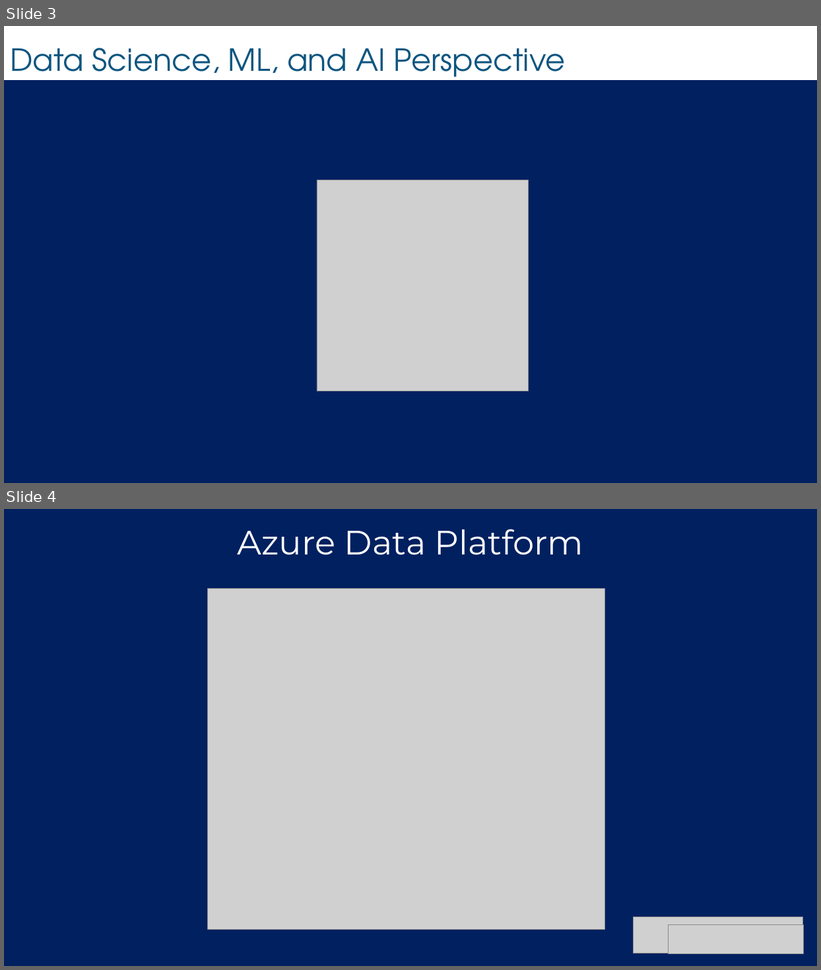
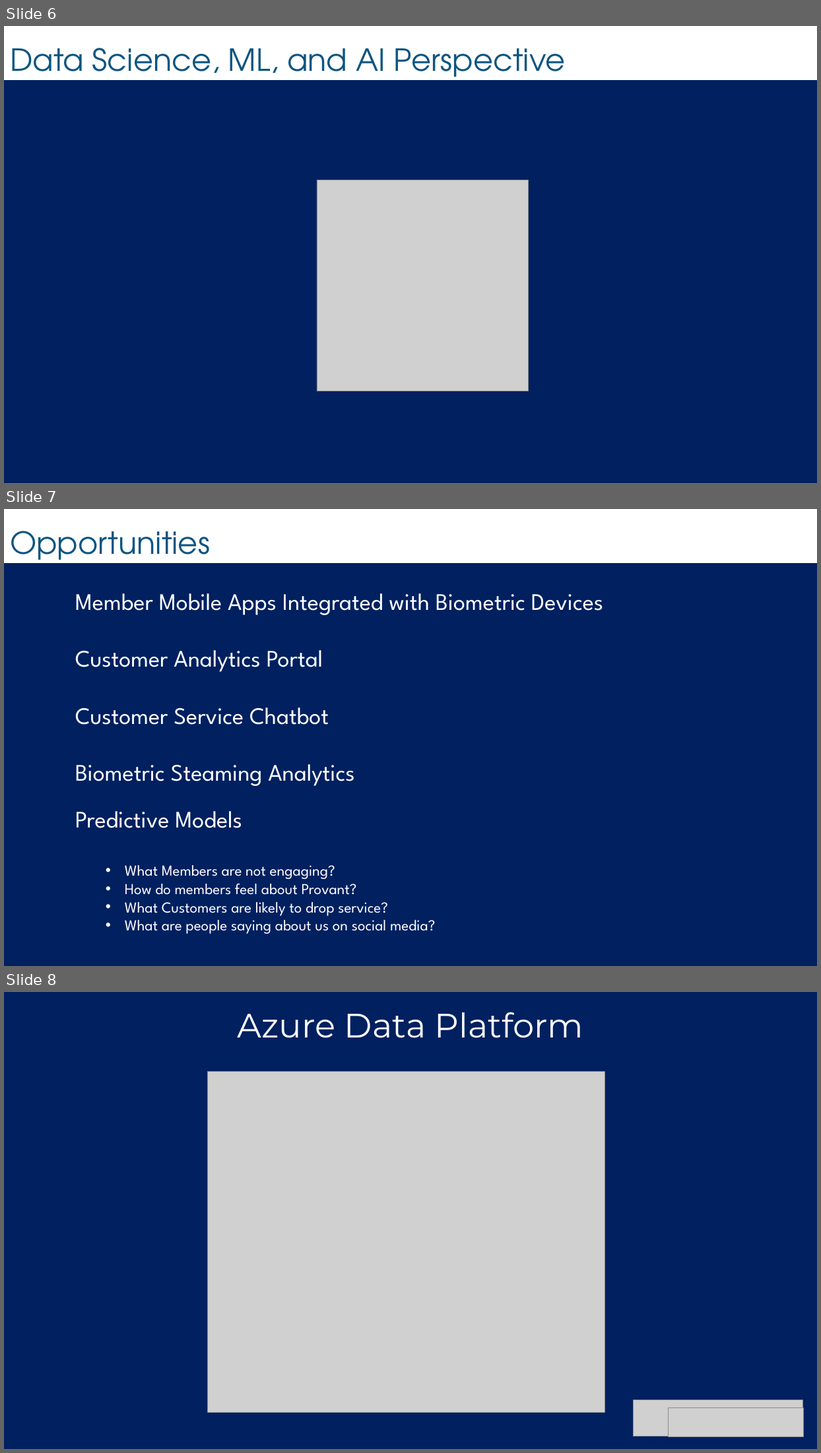
Before and after one commit to bcafferky/shared, a slide deck: AzureDSOverview/AzureDSOverview.pptx. Shown one above the other, each under a label of ours: slides 3 and 4 before the commit, slides 6, 7 and 8 after it. The pictures are 821x970 and 821x1453 pixels, drawn with LibreOffice and Linux fonts; fonts in the diff are those of the drawing; grey boxes stand for pictures; background and template pictures are left out. Boxes give left, top, right and bottom in pixels: in the first picture for what was removed or moved away, otherwise in the second. Text is boxed around its words. In the diff, an @@ line names an element or a change of style, - is before the commit and + after.

```diff
--- a/AzureDSOverview/AzureDSOverview.pptx
+++ b/AzureDSOverview/AzureDSOverview.pptx
@@ slide 7 added at [4, 509, 817, 966], background #FFFFFF; not listed: 1 template element that a slide beside it also shows @@
@@ title added at [10, 531, 210, 568], 36 pt, text #0E5580 @@
+Opportunities
@@ text added at [75, 593, 603, 934], 28 pt, text #FFFFFF @@
+Member Mobile Apps Integrated with Biometric Devices
+Customer Analytics Portal
+Customer Service Chatbot
+Biometric Steaming Analytics
+Predictive Models
+  • What Members are not engaging?
+  • How do members feel about Provant?
+  • What Customers are likely to drop service?
+  • What are people saying about us on social media?
@@ what was slide 3 is now slide 6 @@
@@ what was slide 4 is now slide 8 @@
```
Also in this commit, not shown: 3 slides changed, 10 other slides added, 1 slide removed, 26 other files.
